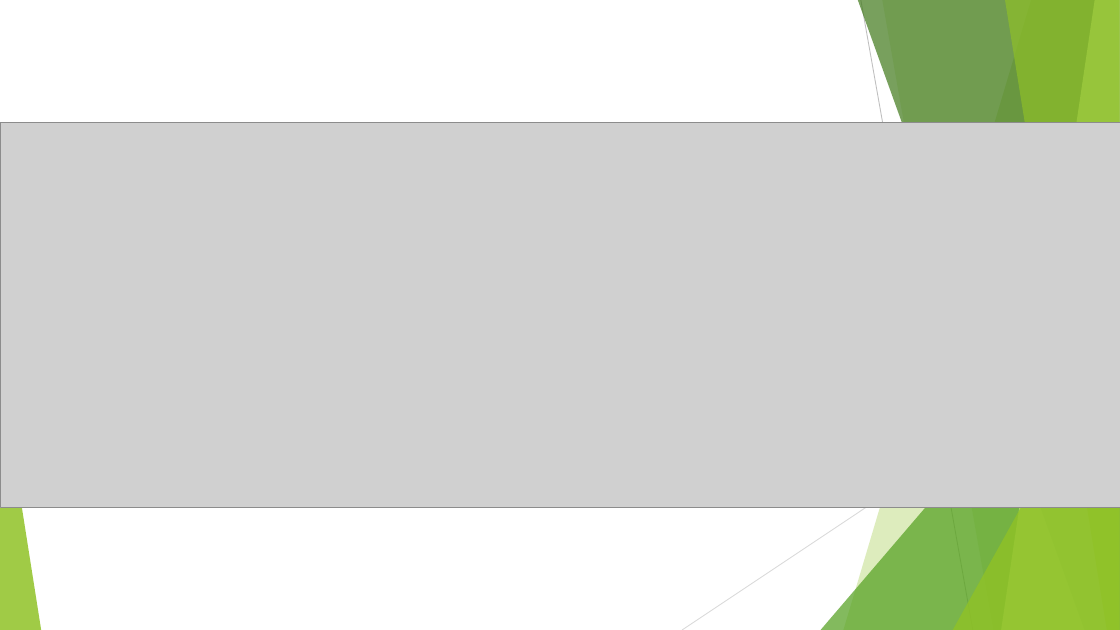
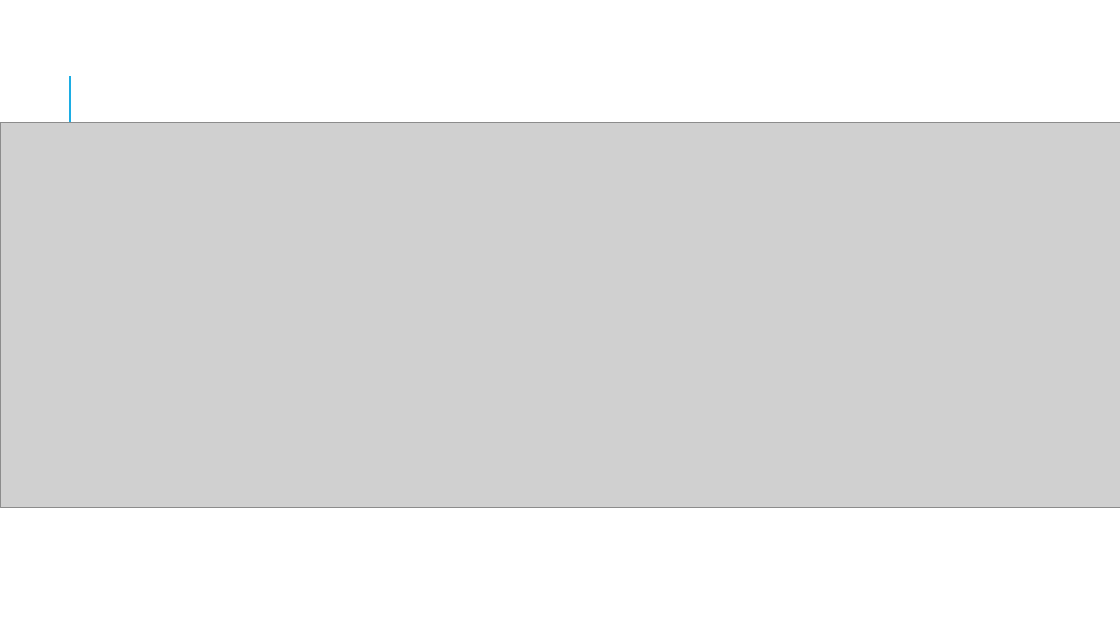
Before and after one commit to NSS-Data-Analytics-Cohort-9/city_cemetery-volunteercjt, a slide deck: slide 2 of data/city_cemetery_presentation.pptx. Drawn at 1120x630 pixels with LibreOffice and Linux fonts; fonts in the diff are those of the drawing; grey boxes stand for pictures. Boxes give left, top, right and bottom in pixels: in the first picture for what was removed or moved away, otherwise in the second. Text is boxed around its words. In the diff, an @@ line names an element or a change of style, - is before the commit and + after.

```diff
--- a/data/city_cemetery_presentation.pptx
+++ b/data/city_cemetery_presentation.pptx
@@ line added from (70, 160) to (70, 76), #1CADE4 1.5 pt @@
@@ group removed at [0, 0, 1120, 630]: 5 freeform shapes, 3 triangles, 2 lines @@
```
Also in this commit, not shown: 3 other slides changed, 2 slides added, 1 slide removed, 1 other file.
